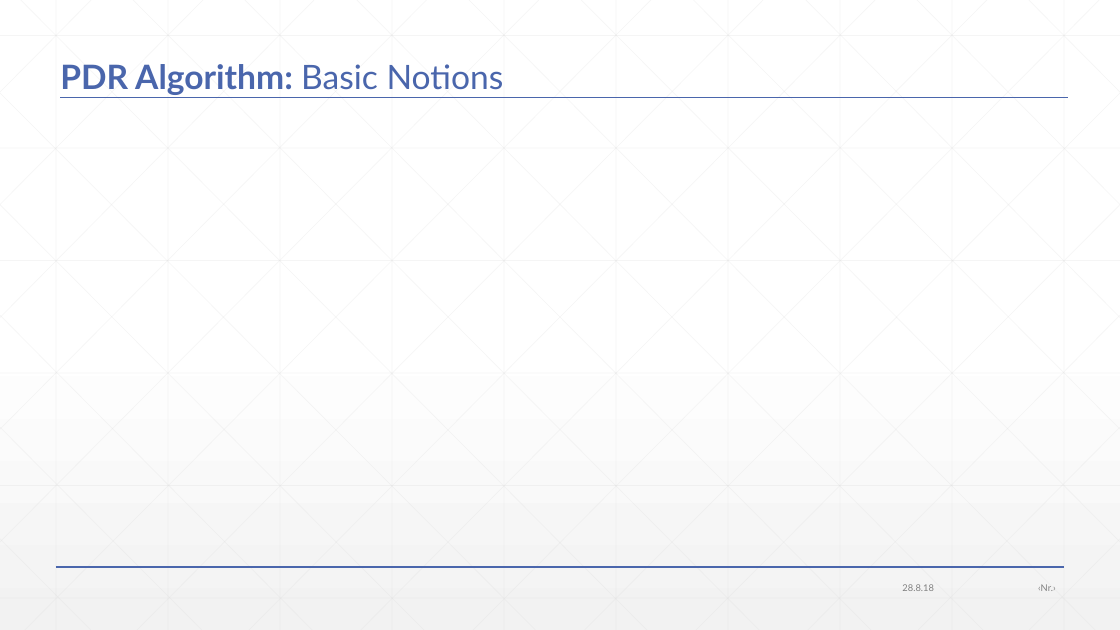
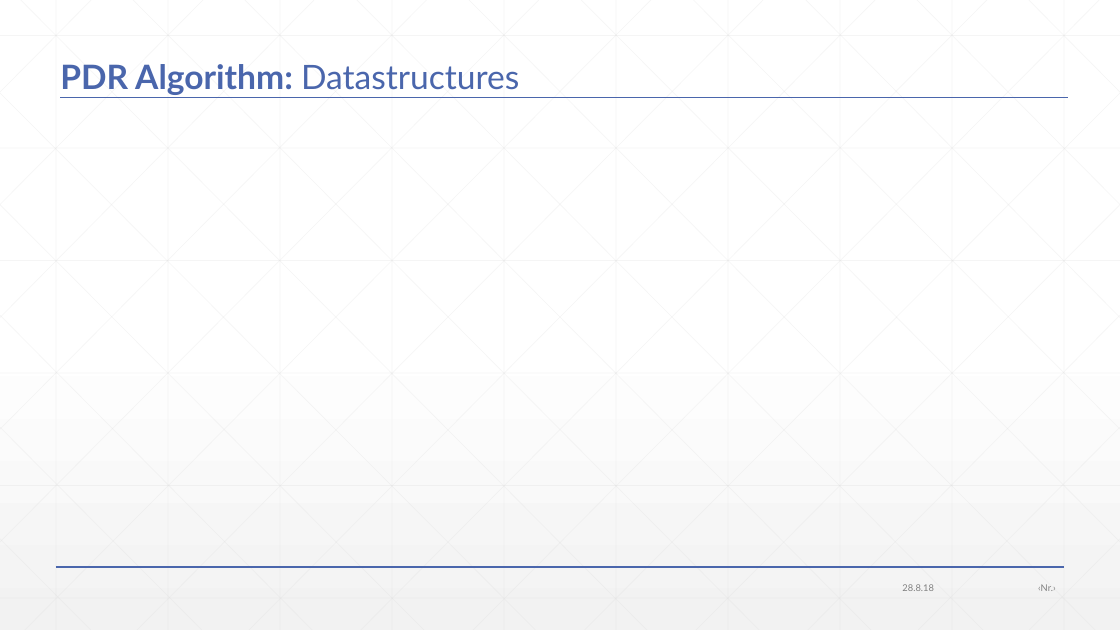
Before and after one commit to JonasWerner/BachelorThesis, a slide deck: slide 9 of Presentation/pdr_presentation_v2.pptx (slide 4 before the commit). Drawn at 1120x630 pixels with LibreOffice and Linux fonts; fonts in the diff are those of the drawing; grey boxes stand for pictures. Boxes give left, top, right and bottom in pixels: in the first picture for what was removed or moved away, otherwise in the second. Text is boxed around its words. In the diff, an @@ line names an element or a change of style, - is before the commit and + after.

Commit message:
Continued Example, added Motivation, Datastructures, overview

```diff
--- a/Presentation/pdr_presentation_v2.pptx
+++ b/Presentation/pdr_presentation_v2.pptx
@@ title at (60,64,519,95): text changed; bold off @@
-PDR Algorithm: Basic Notions
+PDR Algorithm: Datastructures
```
Also in this commit, not shown: 6 other slides changed, 18 slides added, 1 other file.
